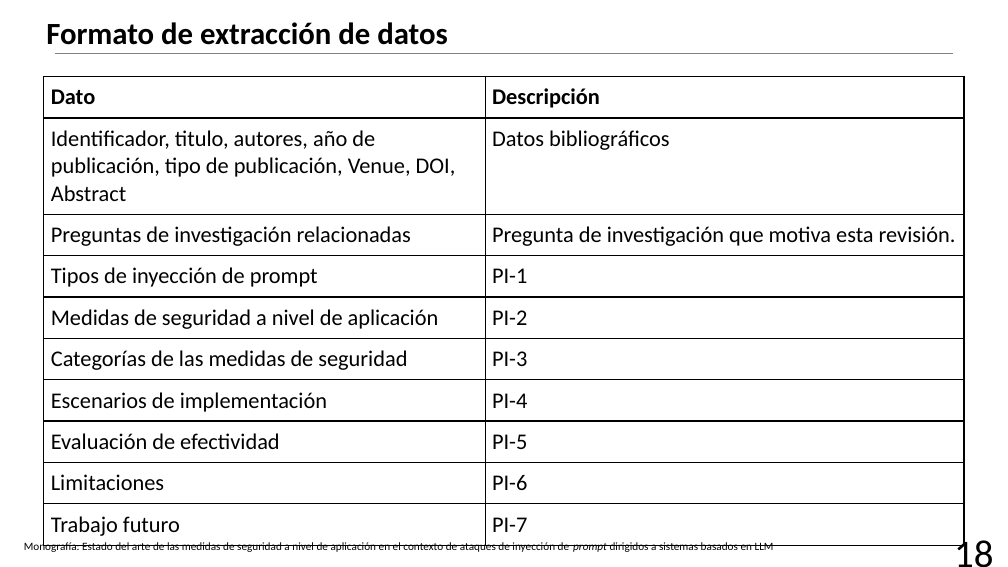
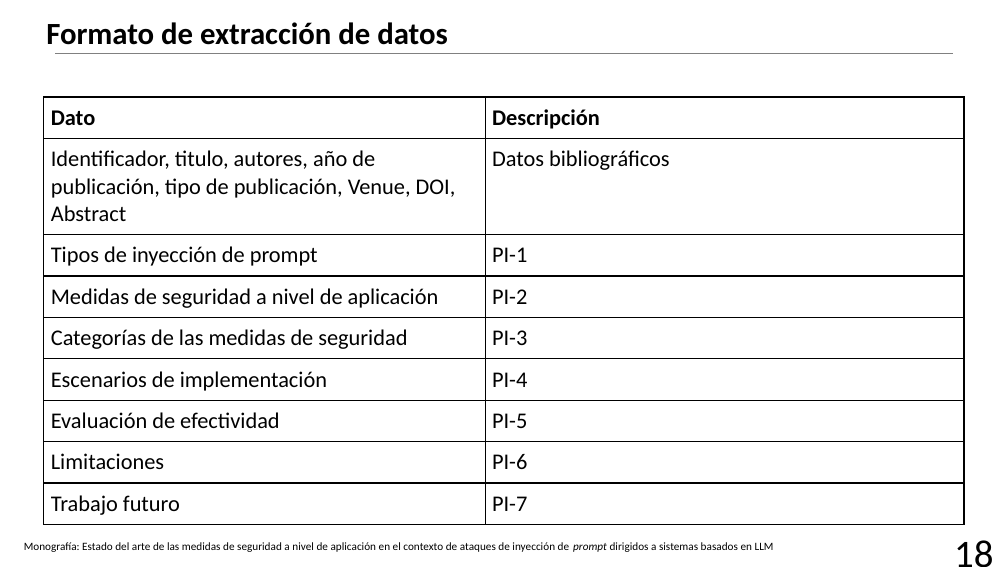
Before and after one commit to AJRx26/semestreVII, a slide deck: slide 21 of proyectoguiado/protocoloRSL/18(RSL1)_NunezSanchezAbraham.pptx (slide 19 before the commit). Drawn at 1008x567 pixels with LibreOffice and Linux fonts; fonts in the diff are those of the drawing; background and template pictures are left out. Boxes give left, top, right and bottom in pixels: in the first picture for what was removed or moved away, otherwise in the second. Text is boxed around its words. In the diff, an @@ line names an element or a change of style, - is before the commit and + after.

```diff
--- a/proyectoguiado/protocoloRSL/18(RSL1)_NunezSanchezAbraham.pptx
+++ b/proyectoguiado/protocoloRSL/18(RSL1)_NunezSanchezAbraham.pptx
@@ table at <box>44,97,965,519</box> @@
-row 3: Preguntas de investigación relacionadas | Pregunta de investigación que motiva esta revisión.
@@ table: place and size @@
-table at <box>44,77,965,540</box>
+table at <box>44,97,965,519</box>
```
Also in this commit, not shown: 14 other slides changed, 2 slides added, 7 other files.
